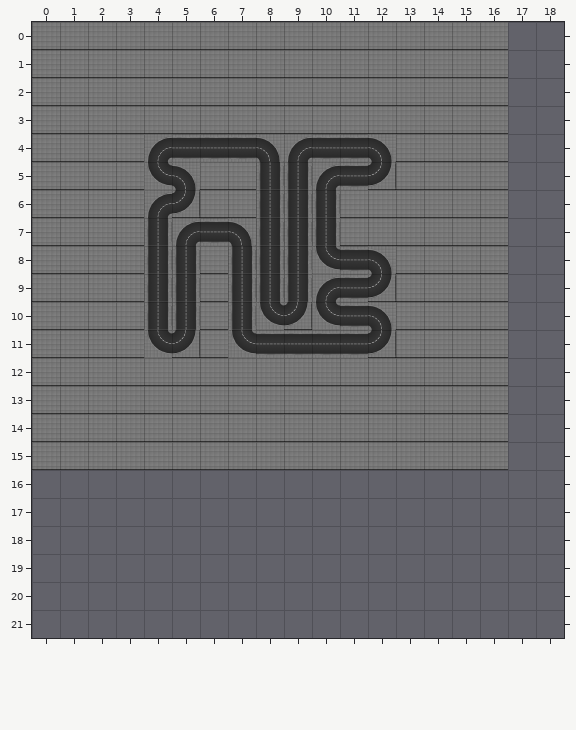
An edit to a level. Tiled map, gbBundle/scenes/track_output.tmx. The picture above was drawn from the file before the commit.
Cells are 128x128 px. Shown: x 0..18, y 0..21. The old version is drawn lined up with the new one.
After the commit:
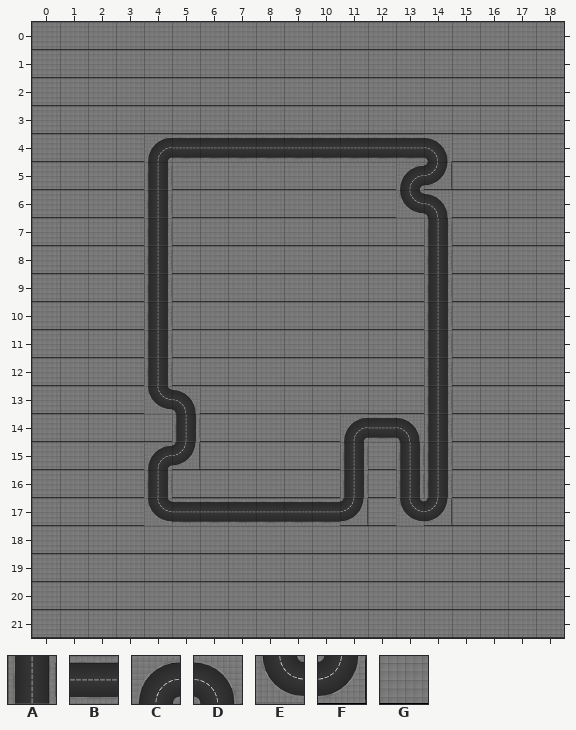
Key: from "track_01": A 0, B 1, C 7, D 8, E 14, F 15, G 21.
_ is an empty cell.
The edit:
map size 17x16 -> 19x22 cells
Layer "track":
The edit turns tile C into tile A in row 6 at x 4.
The edit turns tile E into tile A in row 5 at x 4; in row 11 at x 4.
The edit turns tile G into tile A in rows 7 to 11 at x 14; in row 12 at x 4 and 14; in row 13 at x 14; in row 14 at x 5 and 14; in row 15 at x 11 and 13 to 14.
There is now tile A in row 16 at x 4, 11 and 13 to 14.
The edit turns tile C into tile B in row 4 at x 9.
The edit turns tile D into tile B in row 4 at x 8 and 12.
The edit turns tile G into tile B in row 4 at x 13; in row 14 at x 12.
There is now tile B in row 17 at x 5 to 10.
The edit turns tile G into tile C in row 5 at x 13; in row 14 at x 11; in row 15 at x 4.
The edit turns tile G into tile D in row 4 at x 14; in row 6 at x 14; in row 13 at x 5; in row 14 at x 13.
The edit turns tile G into tile E in row 6 at x 13; in row 13 at x 4.
There is now tile E in row 17 at x 4 and 13.
The edit turns tile G into tile F in row 5 at x 14; in row 15 at x 5.
There is now tile F in row 17 at x 11 and 14.
The edit turns tile A into tile G in row 5 at x 8 to 9; in rows 6 to 7 at x 8 to 10; in rows 8 to 9 at x 5 and 7 to 9; in row 10 at x 5 and 7.
The edit turns tile B into tile G in row 5 at x 11; in row 7 at x 6; in rows 8 to 10 at x 11; in row 11 at x 8 to 11.
The edit turns tile C into tile G in row 5 at x 10; in row 7 at x 5; in row 9 at x 10.
The edit turns tile D into tile G in row 5 at x 5; in row 7 at x 7; in row 8 at x 12; in row 10 at x 12.
The edit turns tile E into tile G in row 8 at x 10; in row 10 at x 8 and 10; in row 11 at x 7.
The edit turns tile F into tile G in row 5 at x 12; in row 6 at x 5; in row 9 at x 12; in row 10 at x 9; in row 11 at x 5 and 12.
There is now tile G in rows 0 to 15 at x 17 to 18; in row 16 at x 0 to 3, 5 to 10, 12 and 15 to 18; in row 17 at x 0 to 3, 12 and 15 to 18; in rows 18 to 21 at x 0 to 18.
